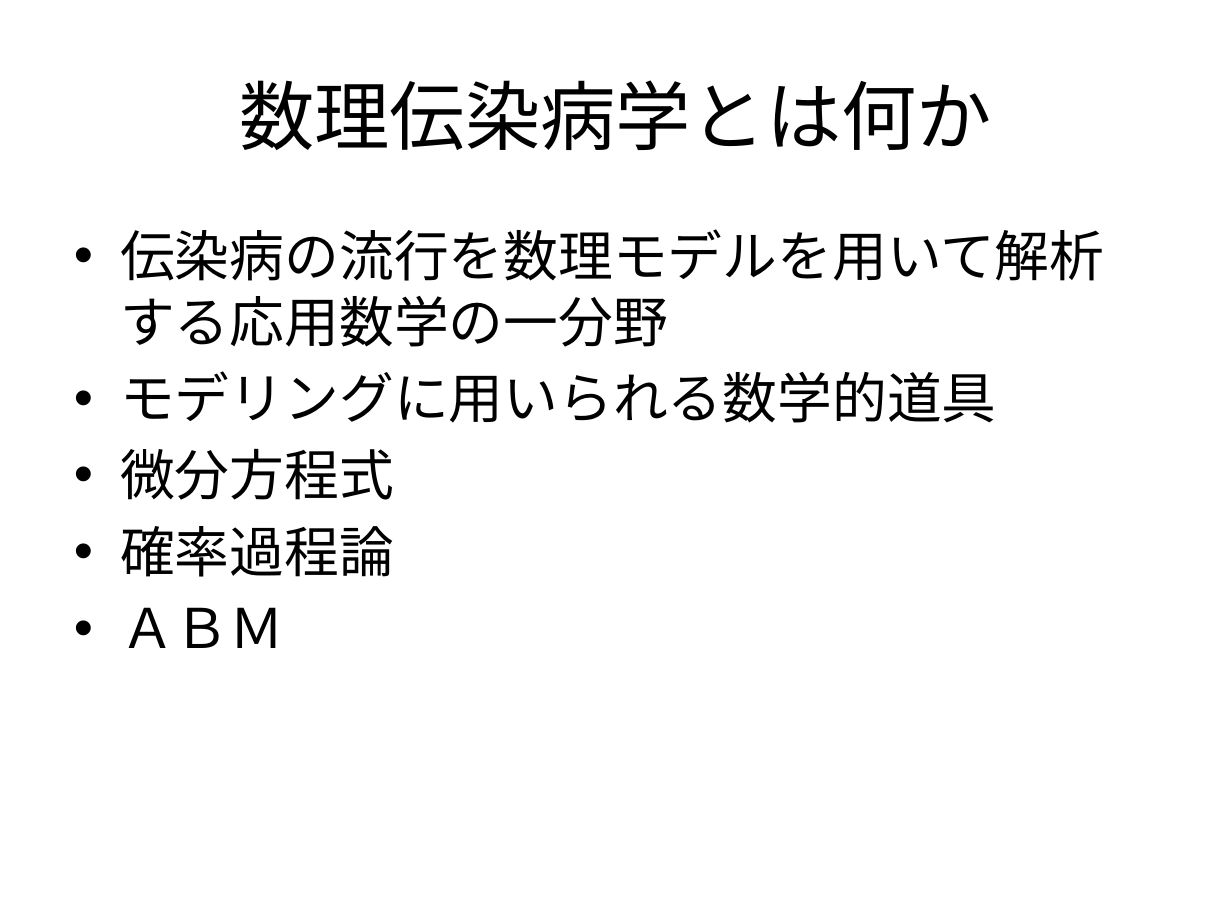
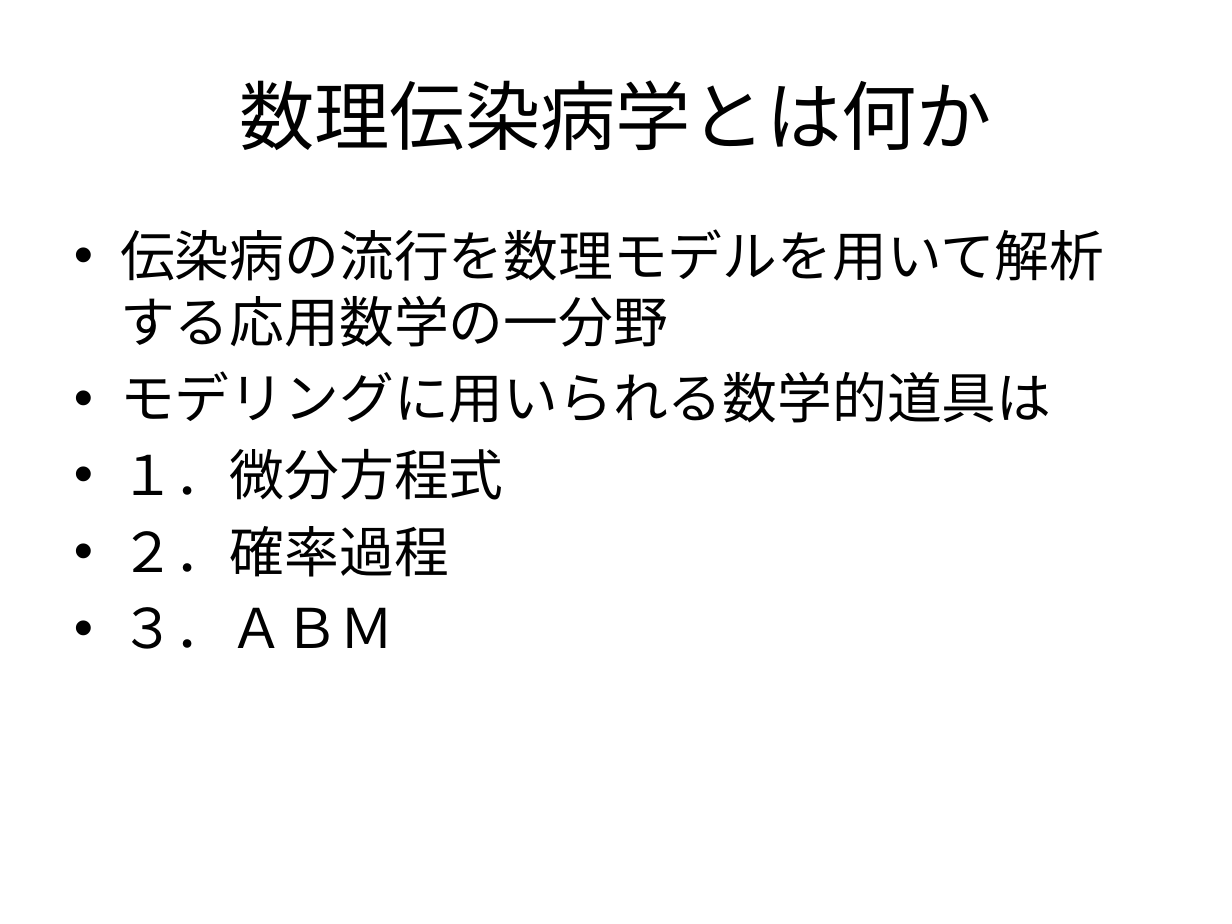
Before and after one commit to nkud/Research-BB, a slide deck: slide 5 of PPT/卒業研究.pptx. Drawn at 1232x924 pixels with LibreOffice and Linux fonts; fonts in the diff are those of the drawing. Boxes give left, top, right and bottom in pixels: in the first picture for what was removed or moved away, otherwise in the second. Text is boxed around its words. In the diff, an @@ line names an element or a change of style, - is before the commit and + after.

```diff
--- a/PPT/卒業研究.pptx
+++ b/PPT/卒業研究.pptx
@@ text at (120,371,1051,649): text changed @@
-• モデリングに用いられる数学的道具
-• 微分方程式
-• 確率過程論
-• ＡＢＭ
+• モデリングに用いられる数学的道具は
+• １．微分方程式
+• ２．確率過程
+• ３．ＡＢＭ
```
Also in this commit, not shown: 6 other slides changed.
